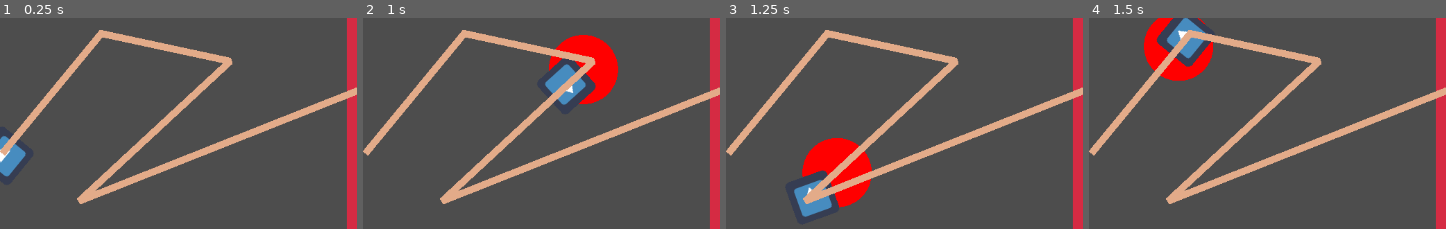
Above: before the commit, frames 1-4 (left to right).
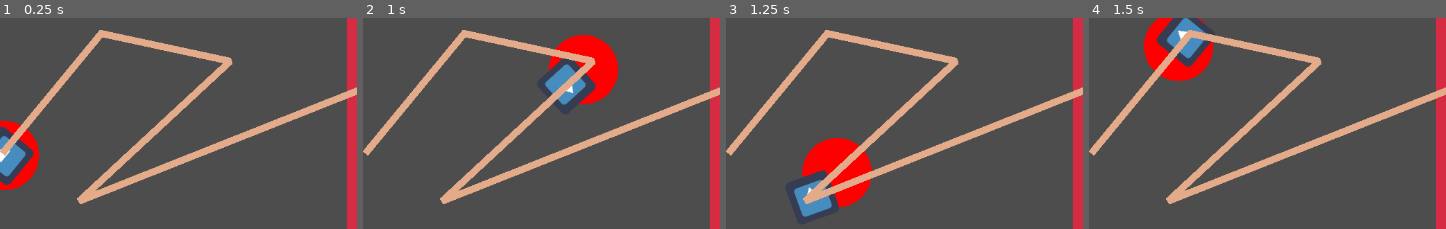
Above: after the commit, the same moments.

Repository: markorn-01/Computer_games_exercises
Game: Godot game, scene res://Node2D.tscn
Two runs of this game, one before a commit and one after it. Both use one fixed random seed, a clock stepped at 60 frames per second and the inputs below. The engine's default icon, where the game draws it, is replaced by a stand-in: a white triangle on a blue panel in a dark square.
Inputs:
- Up to frame 1 (0.25 s): no input
- Up to frame 2 (1 s): click "START" at 0.5 s
- Up to frame 3 (1.25 s): no input
- Up to frame 4 (1.5 s): click "START" at 1.25 s
The pictures show only the part of the screen within x 0-50%, y 37-87%; the shares and areas given below are measured in that part.

The runs differ from the first frame. In frame 1, 1.2% of the frame differs, in the area x 0-11%, y 48-82%; in frame 2, nothing differs; in frame 3, nothing differs; in frame 4, nothing differs.

Commit message:
remove if condition in _draw()

Diff:
--- a/CG_2024s_Erkoc_06/Collision_time_student/Node2D.gd
+++ b/CG_2024s_Erkoc_06/Collision_time_student/Node2D.gd
@@ -63,8 +63,8 @@
 		record_actual()
 
 func _draw():
-	if posNew:
-		draw_circle(posNew, 50, Color.RED)
+	var pos = nodeSprite.to_global(nodeSprite.get_position())
+	draw_circle(pos, 50, Color.RED)
 
 func distance(x_object):
 	var x_wall_middle = nodeWall.points[0].x
